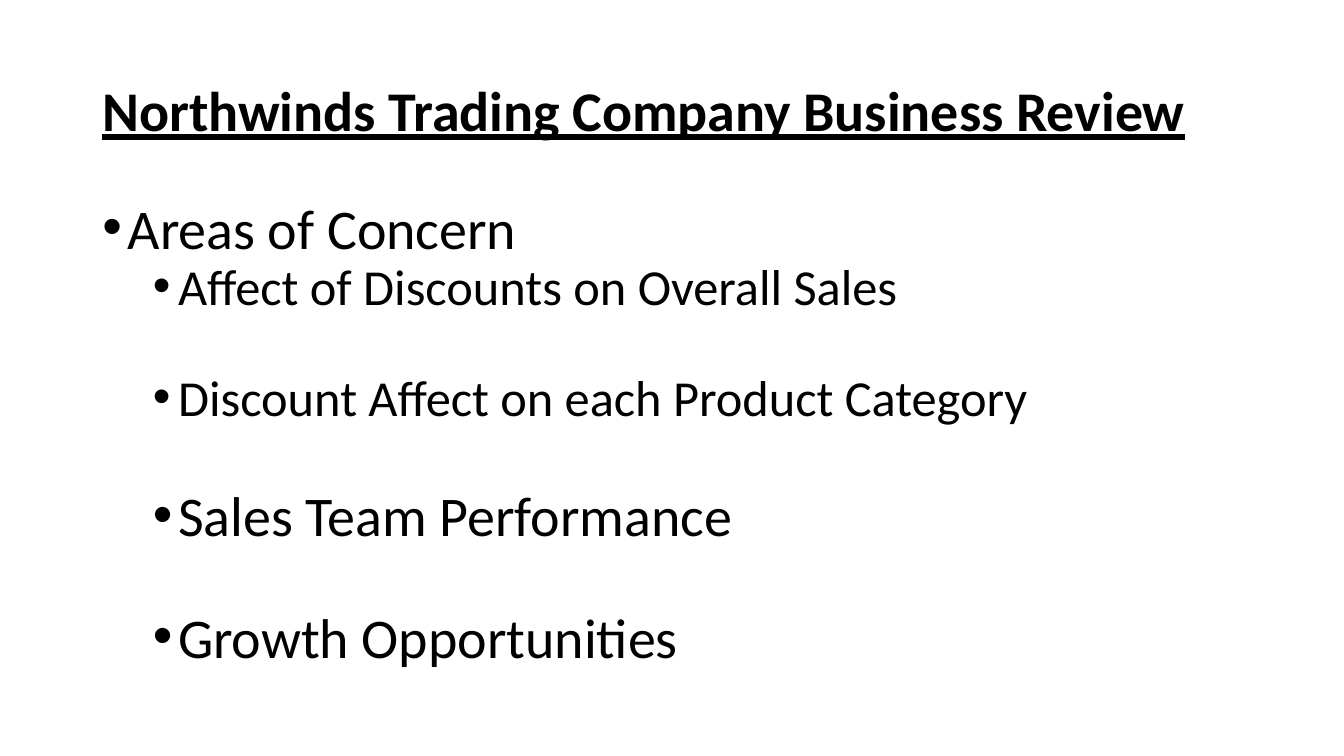
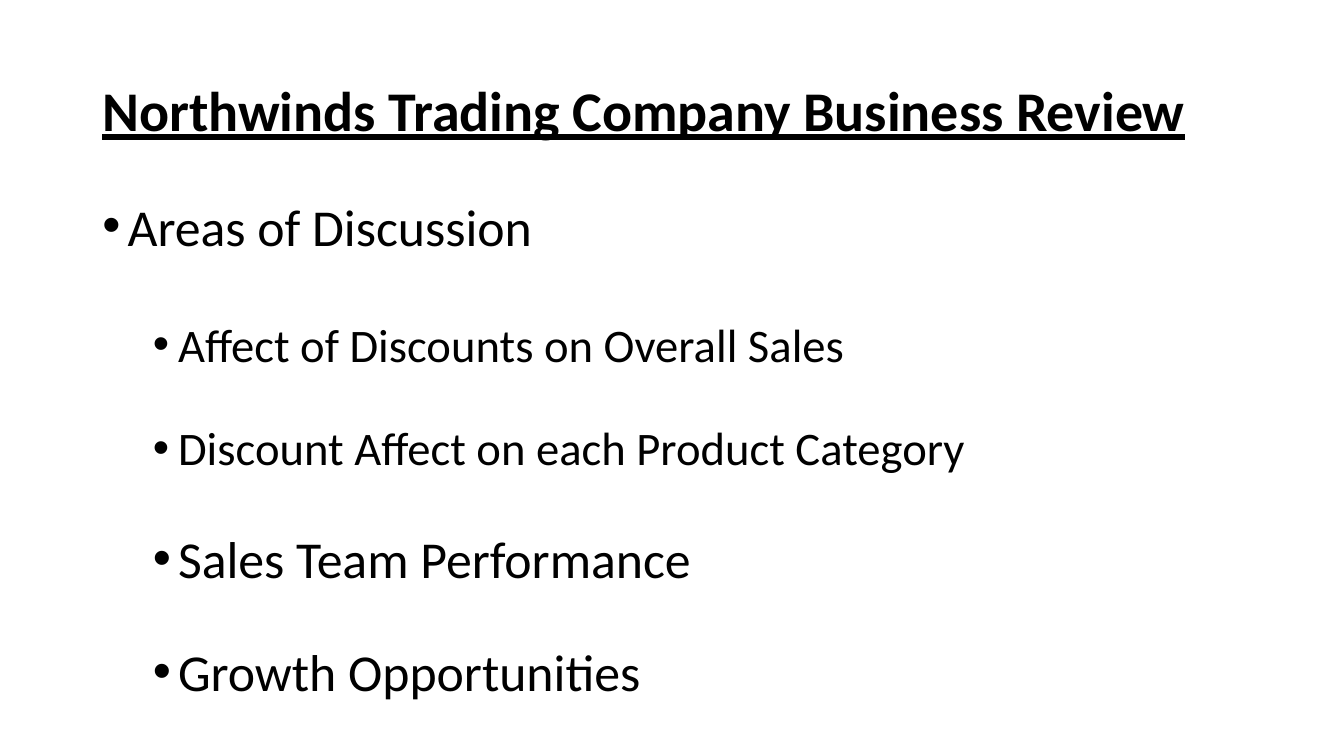
Before and after one commit to joewebb11/dsc-2-final-project-online-ds-pt-112618, a slide deck: slide 1 of NorthWindsPresentation.pptx. Drawn at 1344x756 pixels with LibreOffice and Linux fonts; fonts in the diff are those of the drawing. Boxes give left, top, right and bottom in pixels: in the first picture for what was removed or moved away, otherwise in the second. Text is boxed around its words. In the diff, an @@ line names an element or a change of style, - is before the commit and + after.

```diff
--- a/NorthWindsPresentation.pptx
+++ b/NorthWindsPresentation.pptx
@@ text at (128,210,532,247): text changed; size 40 to 37 pt @@
-• Areas of Concern
+• Areas of Discussion
@@ text at (178,329,964,700): size 36 to 33.3 pt in "Affect of Discounts on Overall Sales", "Discount Affect on each Product Category"; size 40 to 37 pt in "Sales Team Performance", "Growth Opportunities" @@
```
Also in this commit, not shown: 2 other slides changed, 1 slide added, 1 slide removed, 2 other files.
